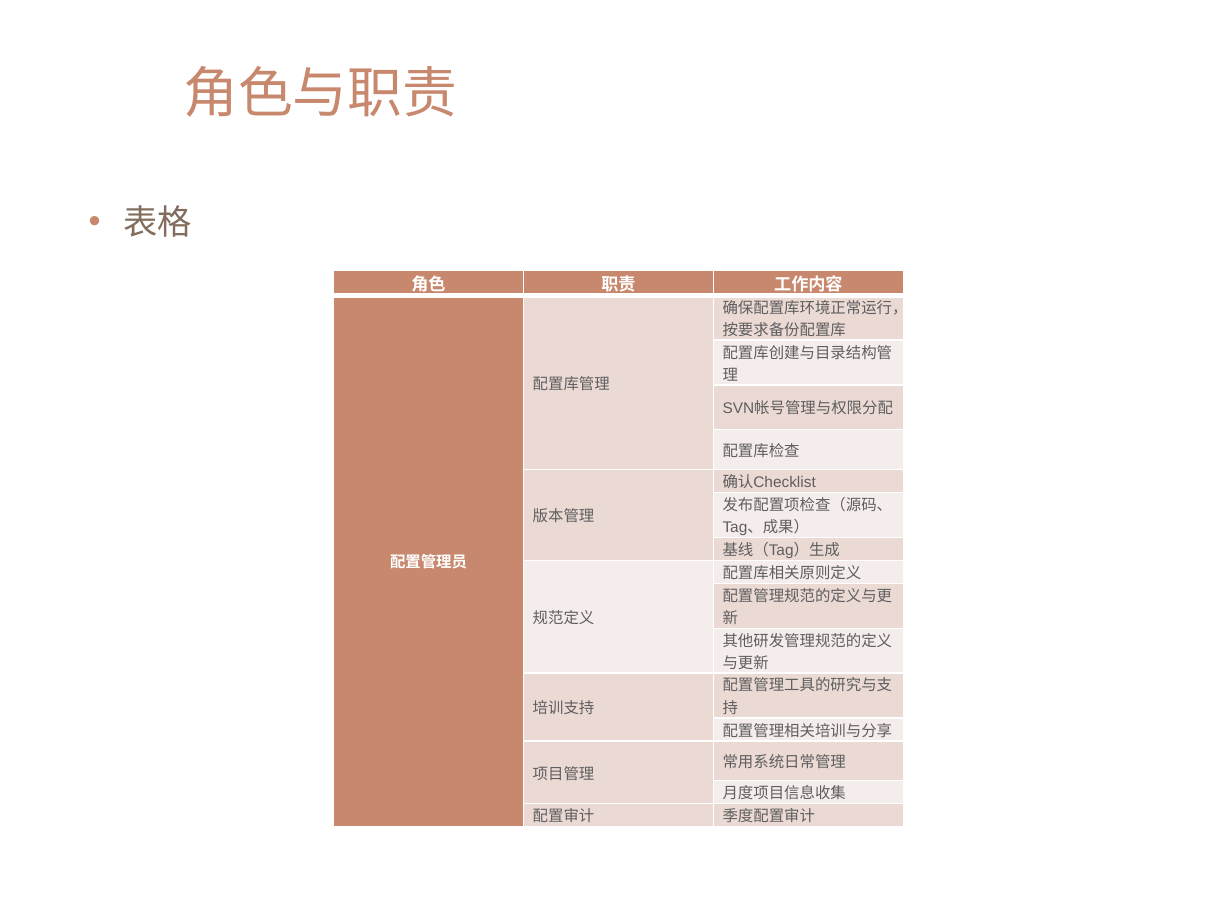
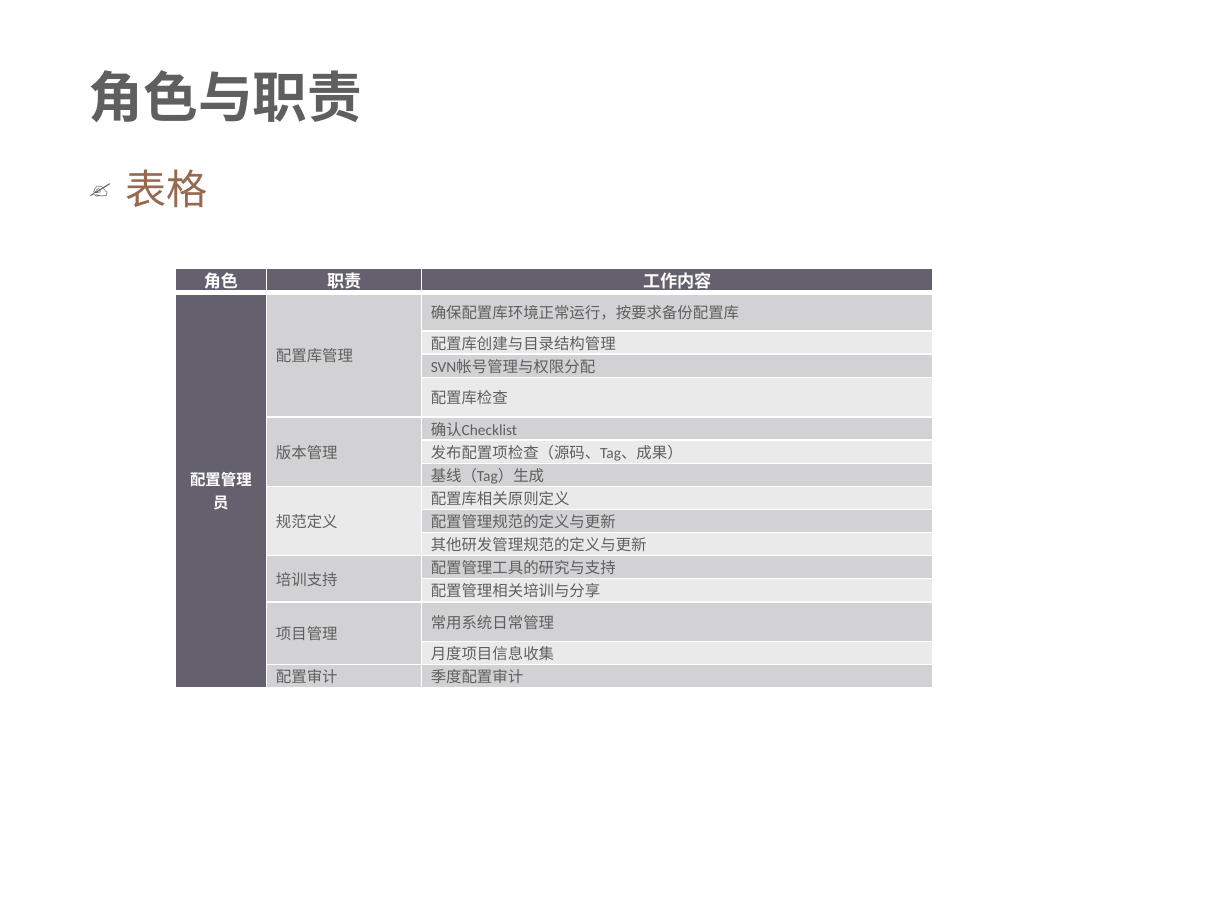
Before and after one commit to xianmomo/demo, a slide deck: slide 5 of 新员工入职指引/配置管理规范及要求.pptx (slide 4 before the commit). Drawn at 1232x924 pixels with LibreOffice and Linux fonts; fonts in the diff are those of the drawing; background and template pictures are left out. Boxes give left, top, right and bottom in pixels: in the first picture for what was removed or moved away, otherwise in the second. Text is boxed around its words. In the diff, an @@ line names an element or a change of style, - is before the commit and + after.

```diff
--- a/新员工入职指引/配置管理规范及要求.pptx
+++ b/新员工入职指引/配置管理规范及要求.pptx
@@ rectangle added at (x1=0, y1=0, x2=669, y2=924), fill #FFFFFF at 92% opacity @@
@@ title "角色与职责" moved from (x1=183, y1=66, x2=457, y2=117) to (x1=89, y1=70, x2=363, y2=122) @@
@@ title "角色与职责" at (x1=89, y1=70, x2=363, y2=122): font Arial to Roboto, text colour #C8886E to #5F5F5F, bold on; line spacing 1 to 0.9; vertical alignment middle to bottom @@
@@ text "表格" moved from (x1=123, y1=205, x2=191, y2=237) to (x1=125, y1=169, x2=207, y2=208) @@
@@ text "表格" at (x1=125, y1=169, x2=207, y2=208): size 20 to 24 pt, font Arial to Calibri, text colour #816C5D to #976A4F; bullet • to ✍; line spacing 1 to 0.9; less space between paragraphs; bullet colour #C8886E to #5F5F5F @@
@@ table at (x1=175, y1=269, x2=933, y2=687) @@
@@ fill #C8886E to #64606D in 4 cells @@
@@ fill #EBDAD5 to #D3D2D4 in 13 cells @@
@@ fill #F5EDEB to #EAEAEB in 8 cells @@
@@ font Arial to Calibri @@
@@ table resized from (x1=334, y1=271, x2=903, y2=826) to (x1=175, y1=269, x2=933, y2=687) @@
```
Also in this commit, not shown: 10 other slides changed, 11 slides added, 3 slides removed.
